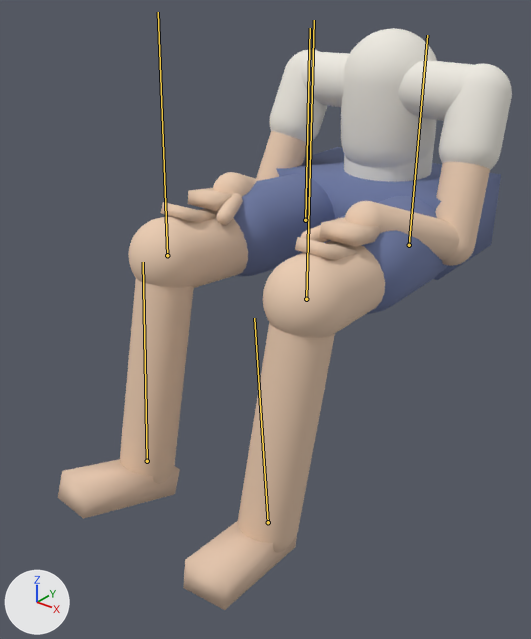
The glTF model models/body.glb, before and after one commit.
The view is the same before and after, from a 50 mm lens placed at (0.789, -1.243, 0.519), pointed at (0.021, -0.283, -0.076). The lights are fixed; the arrows at lower left show +X, +Y and +Z. The older version comes first. Both versions are drawn at frame 125 of the action 'legs_rock'; the numbers are the values there. The bones that change are drawn over the model as lines.

Names of what the first picture shows: 'body'.
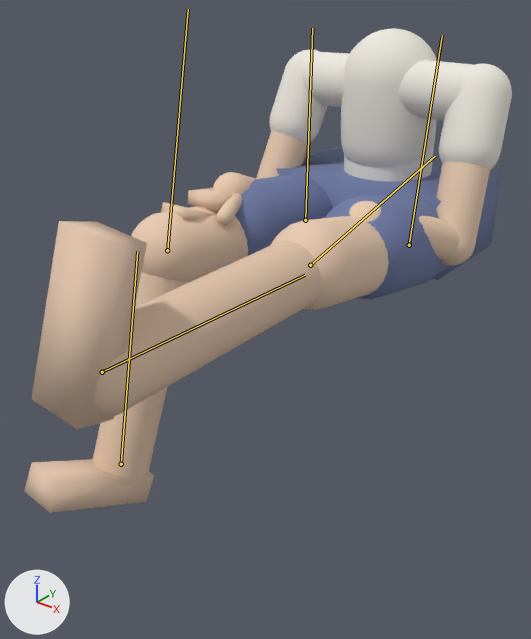
Pixel boxes (x1, y1, x2, y2) of what changed, in the pictures (531 x 639 px):
'body', posed (7% wider, 17% shorter): before (58, 28, 512, 610); after (24, 28, 512, 513)
bone 'thigh_l', root to tip: before (409, 245) to (427, 35); after (409, 245) to (442, 35)
bone 'calf_l', root to tip: before (306, 299) to (314, 20); after (310, 265) to (435, 156)
bone 'foot_l', root to tip: before (268, 522) to (254, 318); after (102, 372) to (305, 275)
bone 'thigh_r', root to tip: before (305, 220) to (310, 28); after (305, 220) to (312, 28)
bone 'calf_r', root to tip: before (167, 255) to (158, 12); after (167, 250) to (188, 9)
bone 'foot_r', root to tip: before (147, 461) to (143, 262); after (121, 464) to (137, 251)

The edits, one by one:
Bone 'thigh_l' (bone_thigh_l) turns from (0, 0, 0) to (-8, 0, 0) degrees about its own x, y and z.
Bone 'calf_l' (bone_calf_l) turns from (0, 0, 0) to (-68, 0, 0) degrees about its own x, y and z.
Bone 'foot_l' (bone_foot_l) turns from (5, 0, 0) to (-15, 0, 0) degrees about its own x, y and z.
Bone 'thigh_r' (bone_thigh_r) turns from (0, 0, 0) to (-1, 0, 0) degrees about its own x, y and z.
Bone 'calf_r' (bone_calf_r) turns from (-2, 0, 0) to (-10, 0, 0) degrees about its own x, y and z.
Bone 'foot_r' (bone_foot_r) turns from (-2, 0, 0) to (0, 0, 0) degrees about its own x, y and z.
